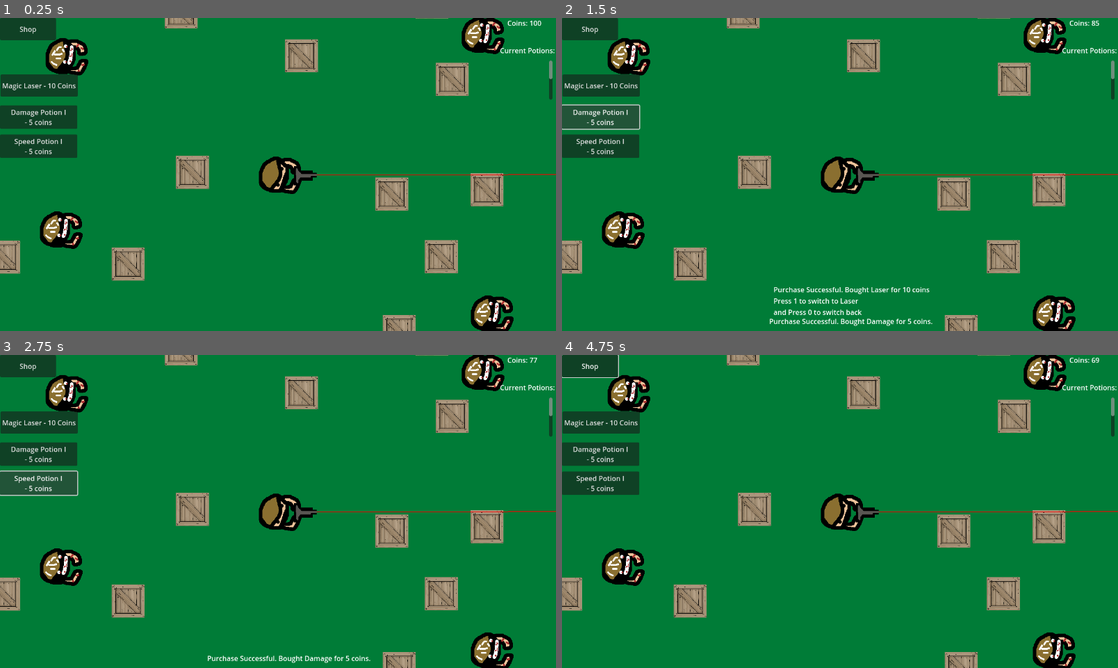
Above: before the commit, frames 1-4 (two rows, left to right).
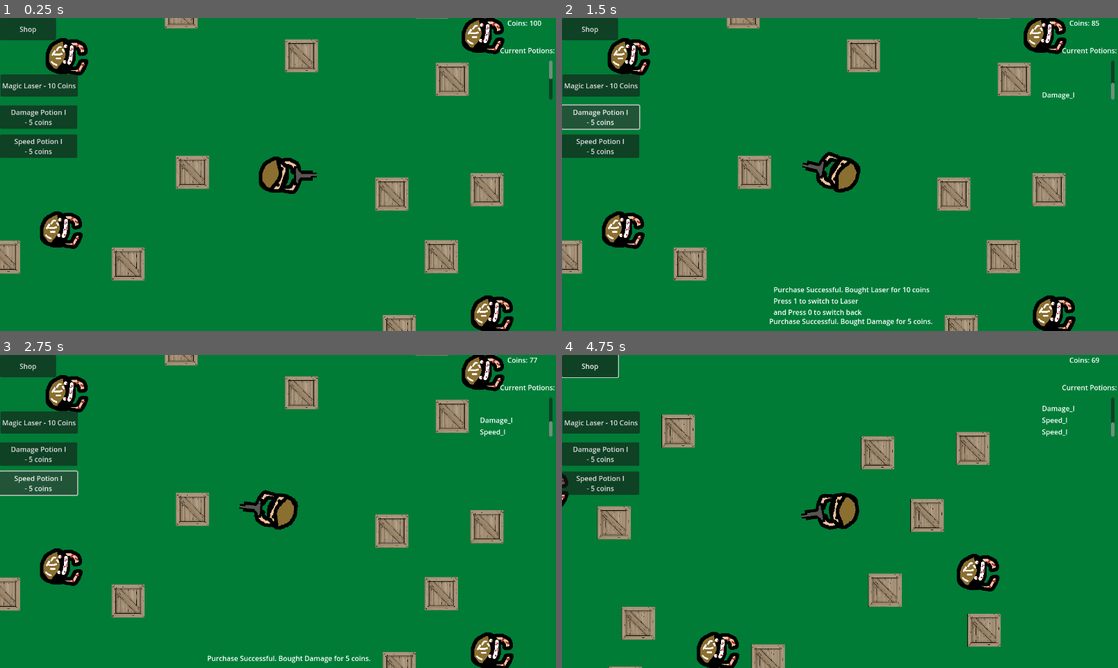
Above: after the commit, the same moments.

Repository: FlipSniper/BATTLEGROUNDS
Game: Godot game, scene res://scenes/world.tscn
Two runs of this game, one before a commit and one after it. Both use one fixed random seed, a clock stepped at 60 frames per second and the inputs below.
Inputs (mouse positions are in pixels of both pictures, inside the frame that each line leads up to):
- Up to frame 1 (0.25 s): no input
- Up to frame 2 (1.5 s): click "Magic Laser - 10 Coins" at 0.5 s; click "Damage Potion I - 5 coins" at 1.25 s
- Up to frame 3 (2.75 s): click "Speed Potion I - 5 coins" at 2 s
- Up to frame 4 (4.75 s): tap Enter at 2.75 s; move the mouse to (962, 495) at 2.77 s; press the mouse at (962, 495) at 2.78 s; hold D (move_right) 2.78-3.5 s; release the mouse at (962, 495) at 3.5 s; click "Shop" at 3.5 s; tap Space at 4.25 s; move the mouse to (728, 527) at 4.27 s; hold S (move_down) from 4.28 s (still down); tap 0 (toggle_gun) at 4.35 s

The runs differ from the first frame. In frame 1, 0.1% of the frame differs, in the area x 56-100%, y 49-51%; in frame 2, 1.1%; in frame 3, 1.1%; in frame 4, 16%, in the area x 0-100%, y 0-100%.
Error before the commit: Parse Error: Could not parse global class "Enemy" from "res://scripts/enemy.gd". (res://scripts/bullet.gd:25)
Error after the commit: Cannot call method 'randi_range' on a null value. (res://scripts/enemy.gd:21)

Commit message:
varying health

Diff:
--- a/battlegorunds/scripts/enemy.gd
+++ b/battlegorunds/scripts/enemy.gd
@@ -13,12 +13,16 @@
 var spawn_pos
 
 var hit_points : int
-var rng = RandomNumberGenerator
+var rng : RandomNumberGenerator
 
 @export var drop : PackedScene
 
-func _ready() -> void::
-
+func _ready() -> void:
+	var num = rng.randi_range(0,100)
+	if num > 94:
+		hit_points = 10
+	else:
+		hit_points = 6
 
 func _process(delta: float) -> void:
 	if player != null:
